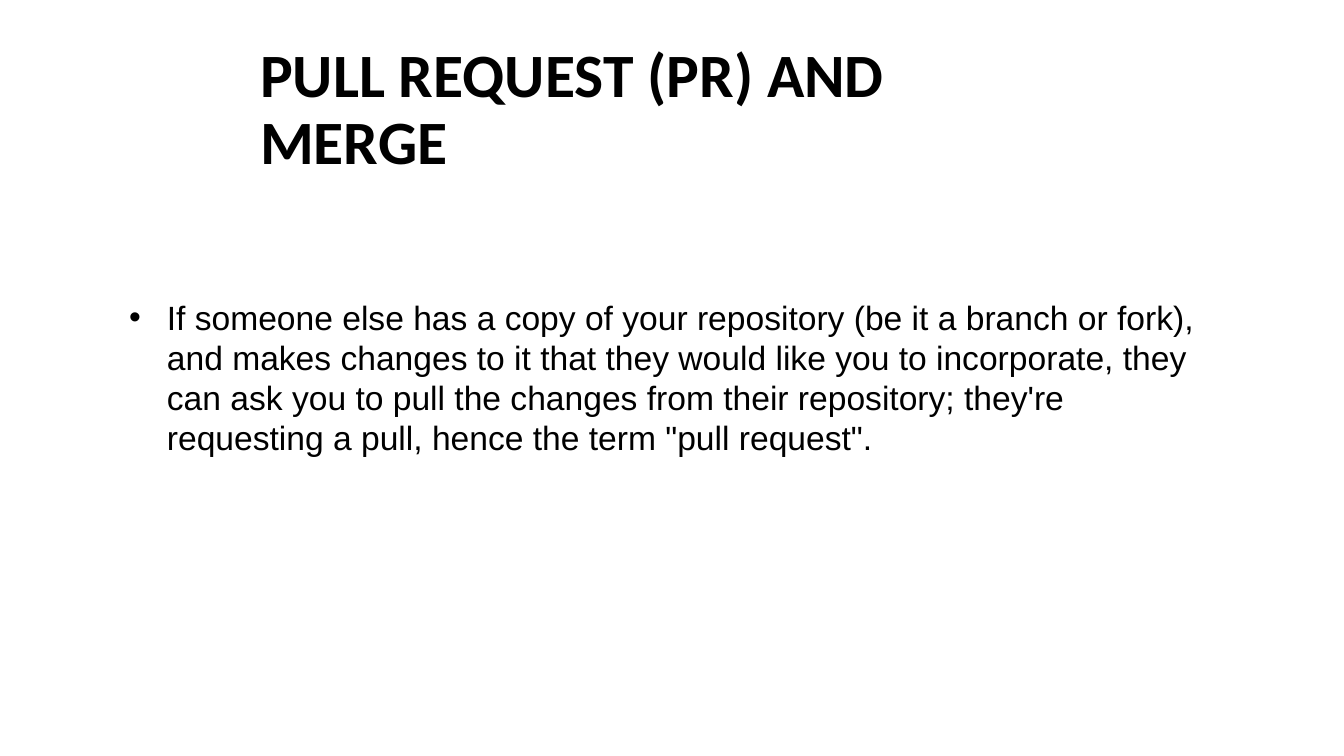
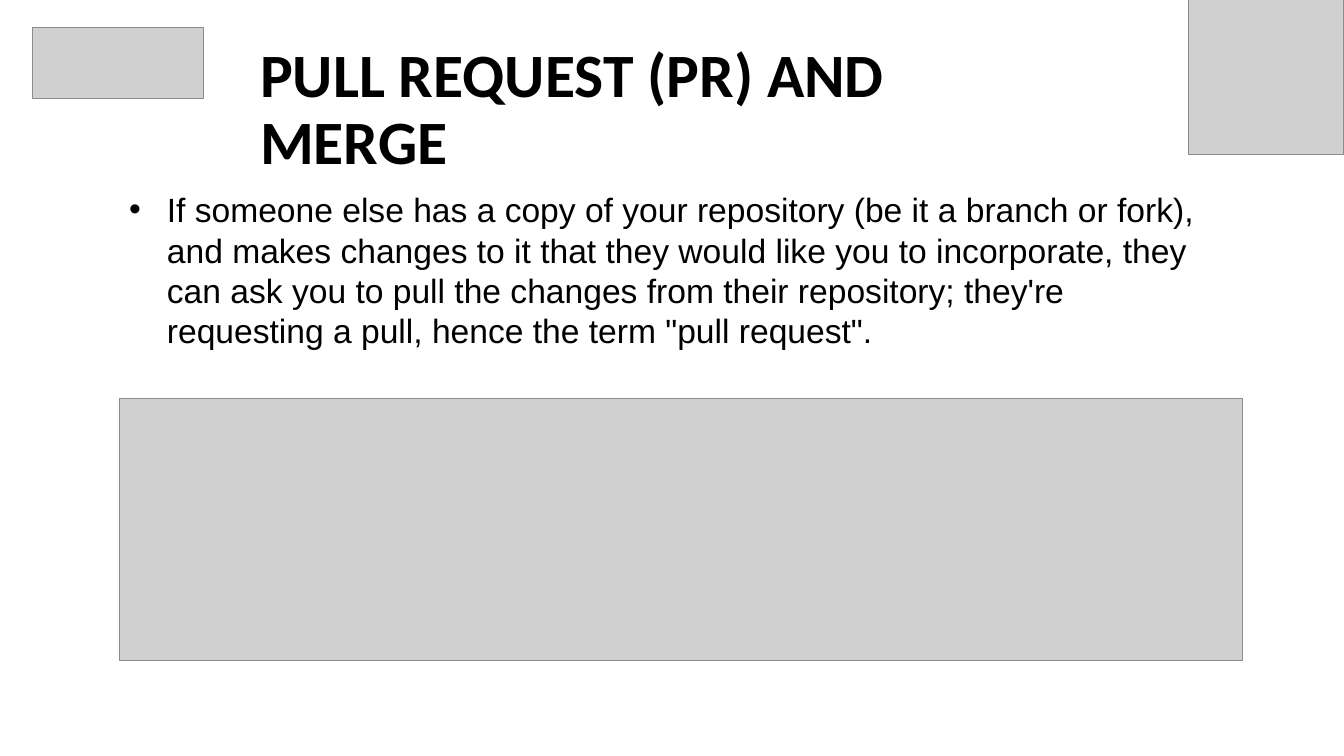
Before and after one commit to piyushsharma220699/Git-and-GitHub-Session, a slide deck: slide 9 of GitHub.pptx (slide 8 before the commit). Drawn at 1344x756 pixels with LibreOffice and Linux fonts; fonts in the diff are those of the drawing; grey boxes stand for pictures. Boxes give left, top, right and bottom in pixels: in the first picture for what was removed or moved away, otherwise in the second. Text is boxed around its words. In the diff, an @@ line names an element or a change of style, - is before the commit and + after.

```diff
--- a/GitHub.pptx
+++ b/GitHub.pptx
@@ picture added at (32,27,204,99) @@
@@ picture added at (1189,0,1344,155) @@
@@ text "If someone else has a ...": place and size @@
-text "If someone else has a ..." at (167,305,1194,457)
+text "If someone else has a ..." at (167,197,1194,350)
@@ picture added at (119,399,1242,661) @@
```
Also in this commit, not shown: 1 slide added, 1 slide removed.
